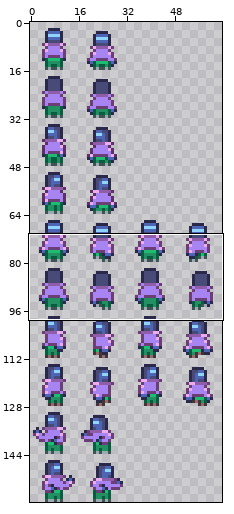
Edited in one commit: sprite sheet (characters/Blues/Woman/base_sprite.png). The picture above shows the old version from afar; the outline marks the close-up.
Close-up. Before the edit:
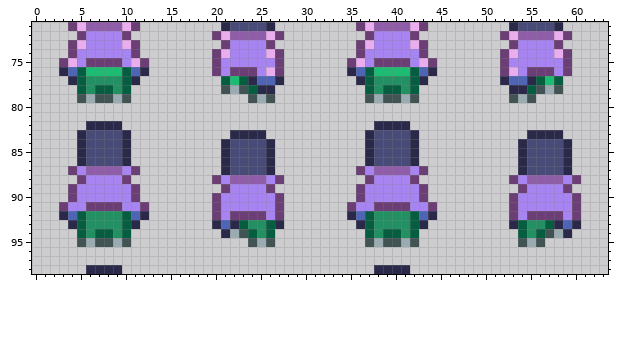
The file is 64x160 pixels. Shown: x 0..63, y 71..98.
Now the later version:
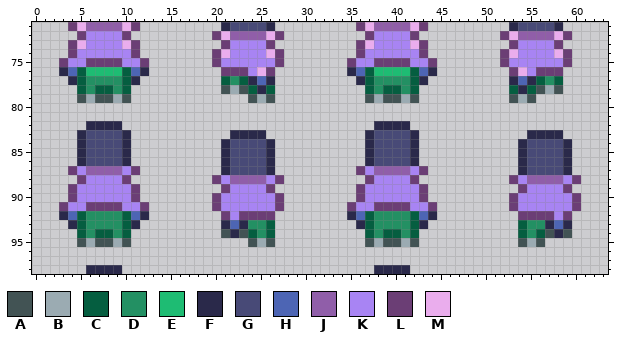
Palette (. is transparent): A #425354  B #9babb2  C #055e40  D #239063  E #1ebc73  F #2a294a  G #484a77  H #4d65b4  J #905ea9  K #a884f3  L #6b3e75  M #eaaded
Edits made:
Colour A replaces colour F in row 94 at x 21 and 59.
Colour C replaces colour F in row 78 at x 26 and 53.
Colour D replaces colour E in row 77 at x 22 and 57.
Colour F replaces colour B in row 94 at x 22 and 58.
Colour F replaces colour C in row 93 at x 23 and 57.
Colour F replaces colour H in row 77 at x 26 and 53; in row 93 at x 21 and 59.
Colour H replaces colour F in row 93 at x 22 and 58.
Colour K replaces colour L in row 76 at x 24 and 55; in row 92 at x 22 and 58.
Colour K replaces colour M in row 75 at x 4, 11, 36 and 43.
Colour L replaces colour K in row 76 at x 21 and 58; in row 92 at x 21, 26, 54 and 59.
Colour L replaces colour M in row 76 at x 26 and 53.
Colour M replaces colour K in row 76 at x 25 and 54.
The author cleared colour F in row 77 at x 27 and 52; in row 93 at x 20, 27, 53 and 60.
The author cleared colour L in row 76 at x 20, 27, 52 and 59; in row 92 at x 20, 27, 53 and 60.
